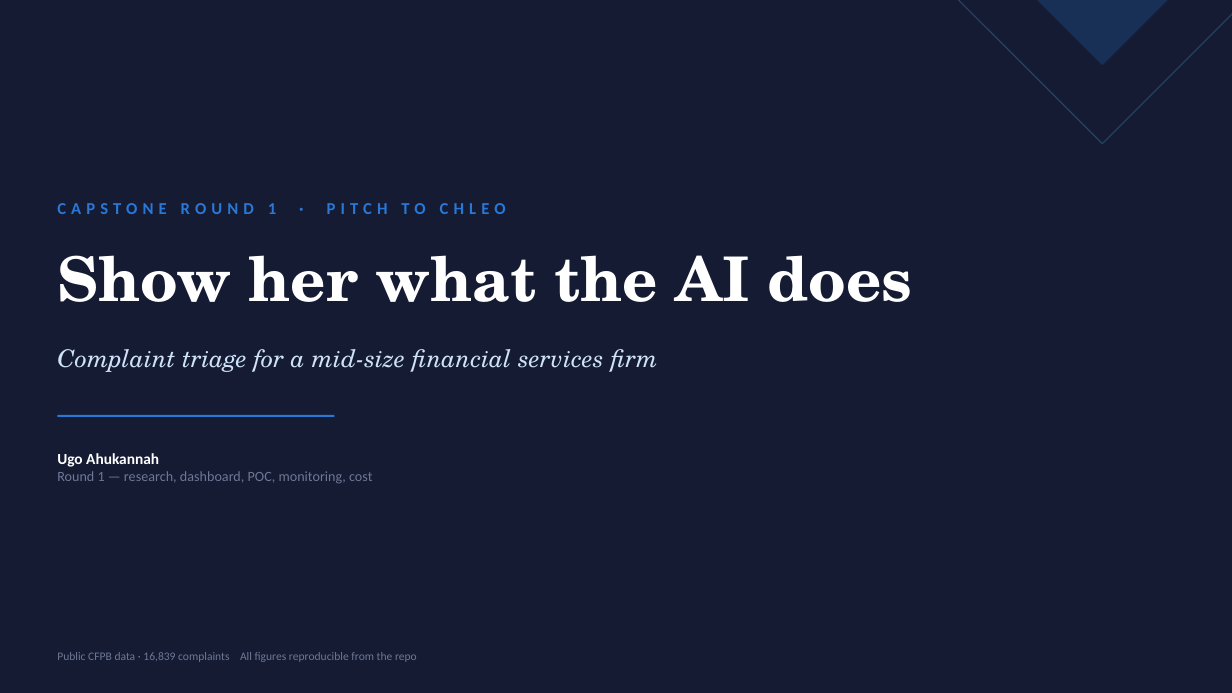
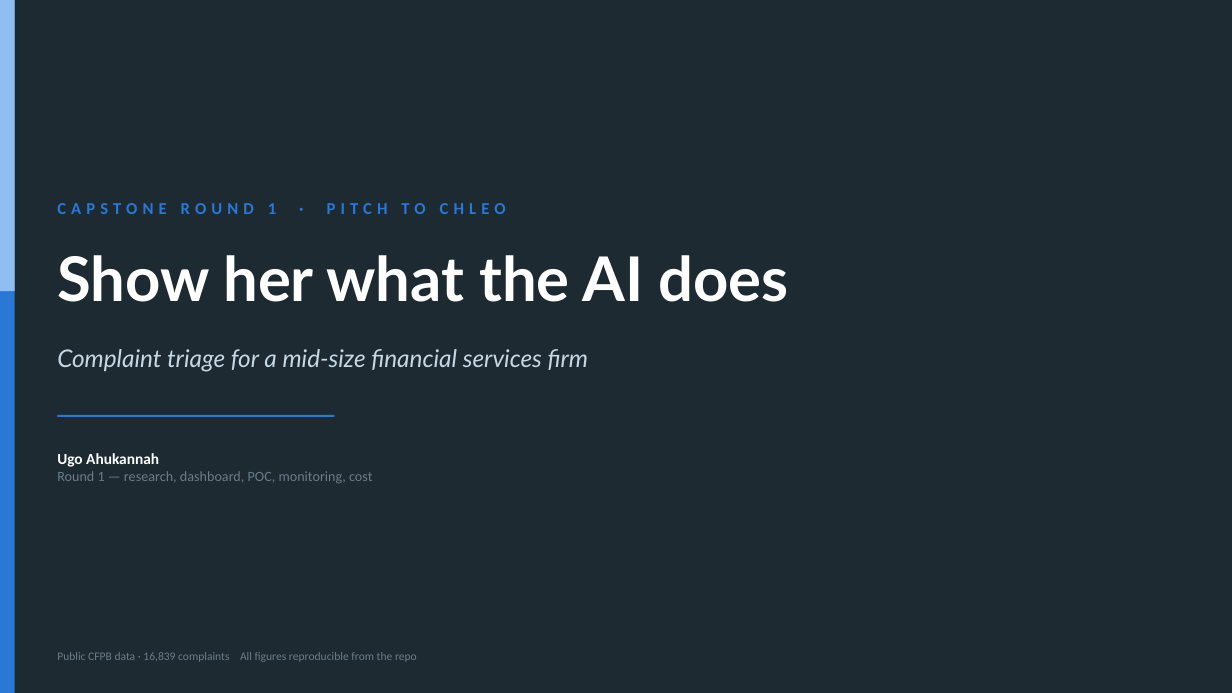
Before and after one commit to nyelugo/PROJECT-Capstone-AI-Consulting, a slide deck: slide 1 of presentation/round1_pitch.pptx. Drawn at 1232x693 pixels with LibreOffice and Linux fonts; fonts in the diff are those of the drawing. Boxes give left, top, right and bottom in pixels: in the first picture for what was removed or moved away, otherwise in the second. Text is boxed around its words. In the diff, an @@ line names an element or a change of style, - is before the commit and + after.

```diff
--- a/presentation/round1_pitch.pptx
+++ b/presentation/round1_pitch.pptx
@@ background #141B33 to #1D2A32 @@
@@ rectangle added at box(0, 0, 15, 693), fill #2A78D6 @@
@@ rectangle added at box(0, 0, 15, 291), fill #8FBFF0 @@
@@ rectangle at box(932, 0, 1232, 162): fill none to #1D2A32; outline #24405E 1 pt to none; rotation 45 to 0 degrees @@
@@ rectangle removed at box(1037, 0, 1168, 65) @@
@@ text "Show her what the AI ..." at box(57, 255, 788, 302): font TeX Gyre Schola to Lato @@
@@ text "Complaint triage for a mid-size ..." at box(57, 349, 588, 372): font TeX Gyre Schola to Lato, text colour #CFE2F8 to #C6D8E4 @@
@@ text at box(57, 471, 372, 483): text colour #6E7895 to #6B7C88 in "Round 1 — research, dashboard, POC, monitoring, ..." @@
@@ text "Public CFPB data · 16,839 ..." at box(57, 652, 417, 662): text colour #6E7895 to #6B7C88 @@
```
Also in this commit, not shown: 13 other slides changed, 2 other files.
